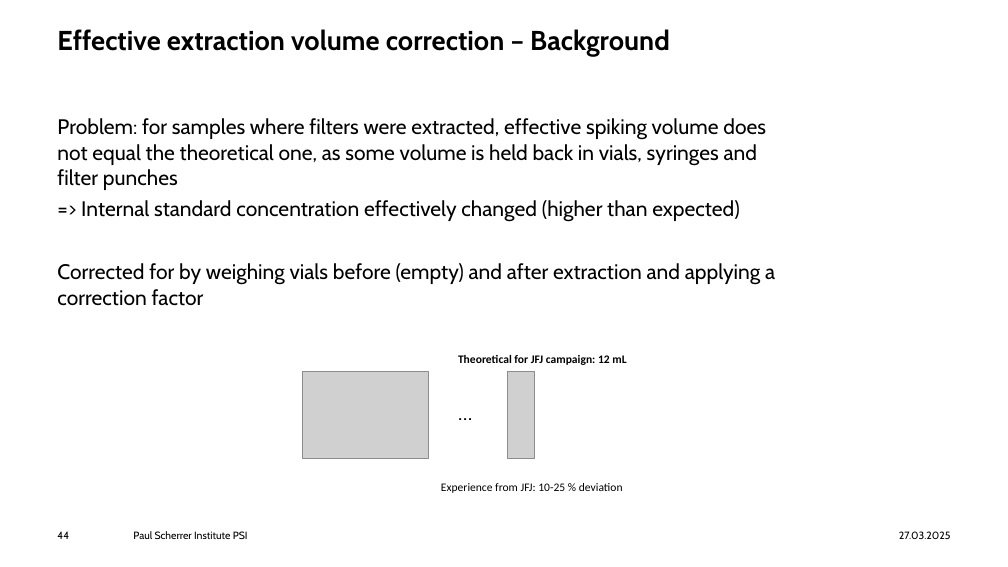
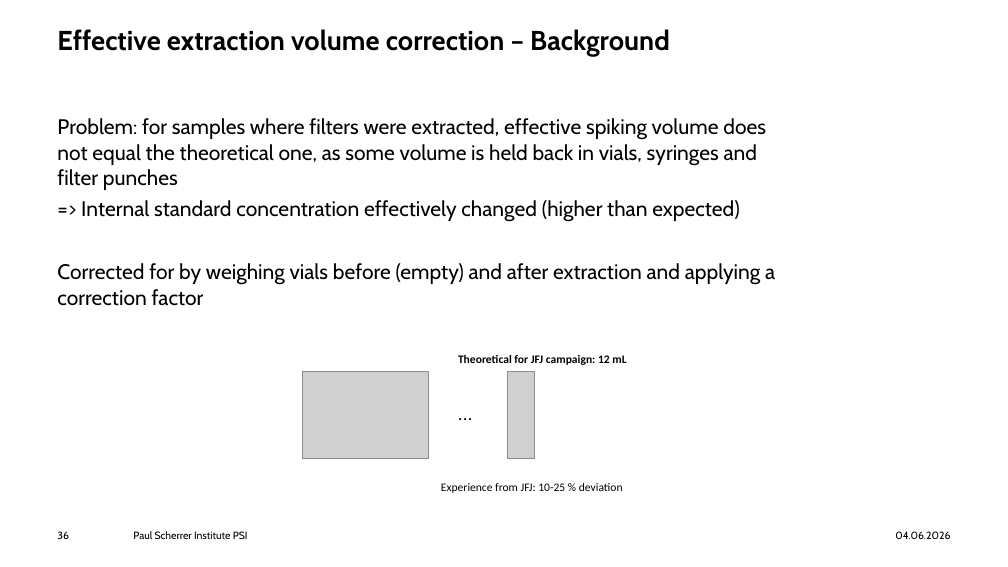
Before and after one commit to wengjul/offline-eesi-pipeline, a slide deck: slide 36 of workflow_overview_slides/2025_03_EESI data analysis pipeline_general overview.pptx (slide 44 before the commit). Drawn at 1008x567 pixels with LibreOffice and Linux fonts; fonts in the diff are those of the drawing; grey boxes stand for pictures; background and template pictures are left out. Boxes give left, top, right and bottom in pixels: in the first picture for what was removed or moved away, otherwise in the second. Text is boxed around its words. In the diff, an @@ line names an element or a change of style, - is before the commit and + after.

```diff
--- a/workflow_overview_slides/2025_03_EESI data analysis pipeline_general overview.pptx
+++ b/workflow_overview_slides/2025_03_EESI data analysis pipeline_general overview.pptx
@@ page number at (57,531,69,539): text changed @@
-44
+36
@@ text at (895,531,950,539): text changed @@
-27.03.2025
+04.06.2026
```
Also in this commit, not shown: 31 other slides changed, 9 slides removed, 1 other file.
